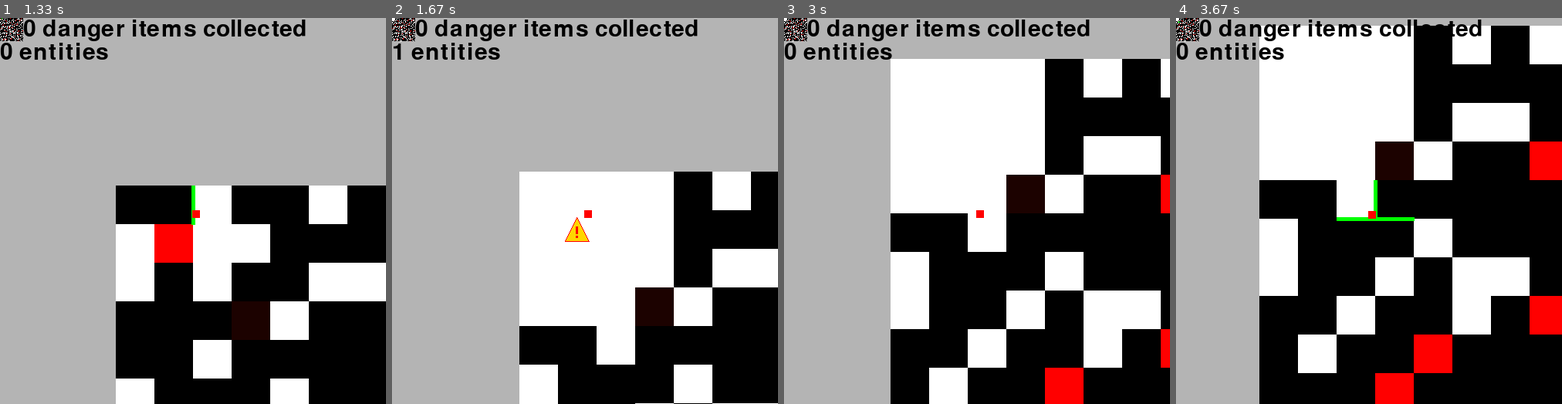
Above: before the commit, frames 1-4 (left to right).
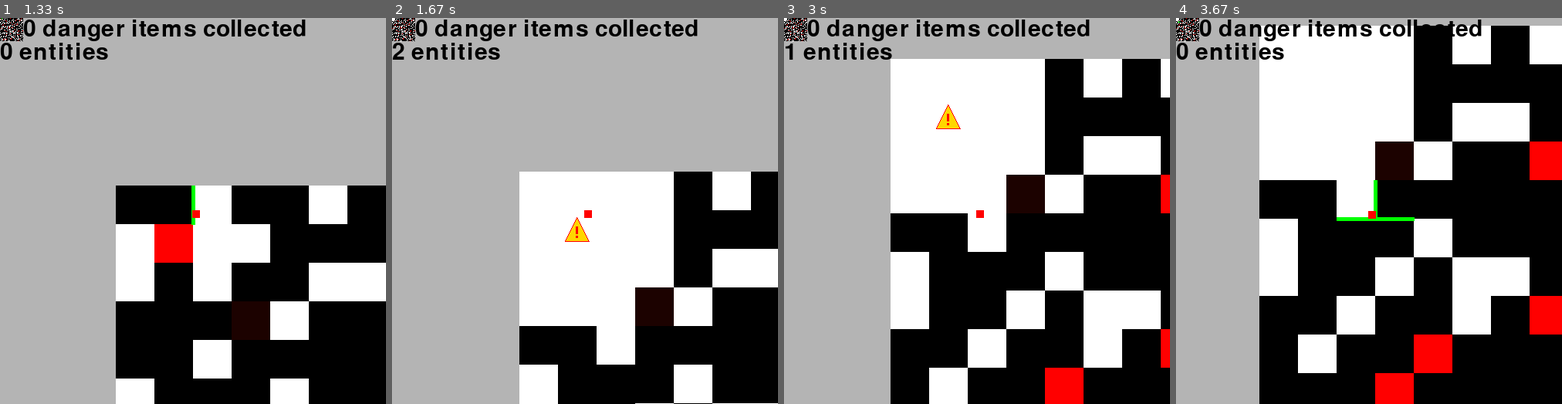
Above: after the commit, the same moments.

Repository: sillypantscoder/pygame_platformer_2
Game: pygame game, started from main.py
Same seed, same stepped clock (60 frames per second), same inputs: the game is played once before the commit and once after it.
Inputs (mouse positions are in pixels of both pictures, inside the frame that each line leads up to):
- Up to frame 1 (1.33 s): click "Go >" at 0.38 s; hold Left 0.67-1.2 s; move the mouse to (111, 64) at 0.7 s; hold Left from 1.23 s (still down)
- Up to frame 2 (1.67 s): release Left at 1.63 s
- Up to frame 3 (3 s): hold Right 2.07-2.7 s; hold Left from 2.73 s (still down)
- Up to frame 4 (3.67 s): release Left at 3.2 s; hold Right from 3.23 s (still down)

Frame 1 is identical in both runs. In frame 2, less than 0.1% of the frame differs, in the area x 0-4%, y 6-11%; in frame 3, 0.3%, in the area x 0-46%, y 6-29%; in frame 4, nothing differs.

Commit message:
Danger Update
- Explosions occasionally drop danger items
- You can wait to use your danger items: Press space while you have 10 or more danger items to cause an explosion

Diff:
--- a/main.py
+++ b/main.py
@@ -76,6 +76,7 @@
 				WORLD[x][y] = 0
 	for l in more:
 		explosion(*l, 2)
+	if random.random() < 0.3: things.append(Item((cx * CELLSIZE) + (0.5 * CELLSIZE), (cy * CELLSIZE) + (0.5 * CELLSIZE)))
 
 class Entity:
 	def __init__(self, x, y):
@@ -266,6 +267,12 @@
 		if event.type == pygame.MOUSEBUTTONUP:
 			pos = pygame.mouse.get_pos()
 			#things.append(Spawner(pos[0] + (player.x - 250), pos[1] + (player.y - 250)))
+		if event.type == pygame.KEYDOWN:
+			keys = pygame.key.get_pressed()
+			if keys[pygame.K_SPACE]:
+				if items["danger"] >= 10:
+					items["danger"] -= 10
+					player.createExplosion(2)
 	# DRAWING ------------
 	screen.fill(GRAY)
 	totalScreen.fill(WHITE)
@@ -297,10 +304,6 @@
 		# Dying
 		elif t.y + 10 > BOARDSIZE[1] * CELLSIZE:
 			things.remove(t)
-	# ITEMS ----------------
-	if items["danger"] >= 10:
-		items["danger"] -= 10
-		player.createExplosion(2)
 	# FLIP -----------------
 	screen.blit(pygame.transform.scale(totalScreen, BOARDSIZE), (0, 0))
 	w = FONT.render(f"{str(items['danger'])} danger items collected", True, BLACK)
